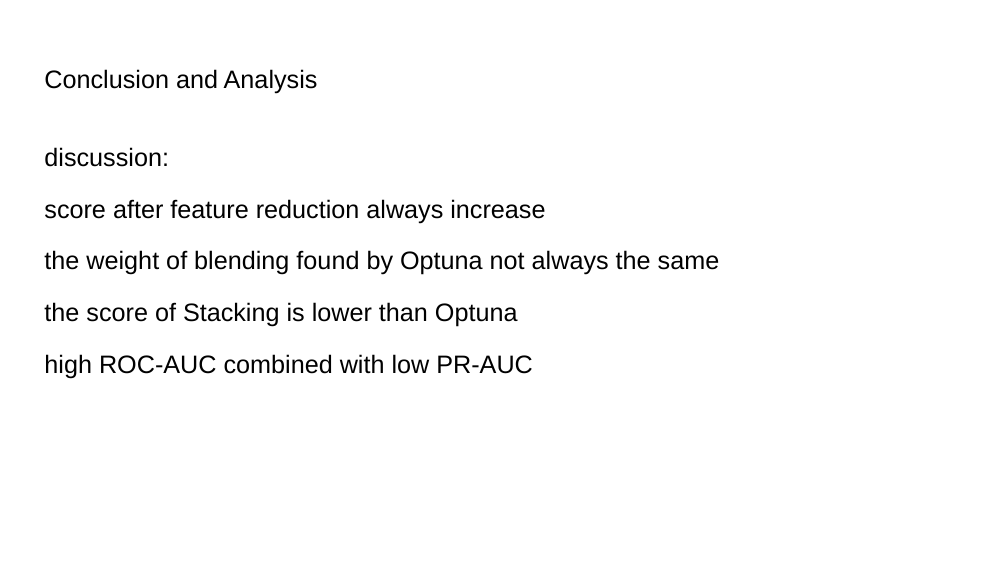
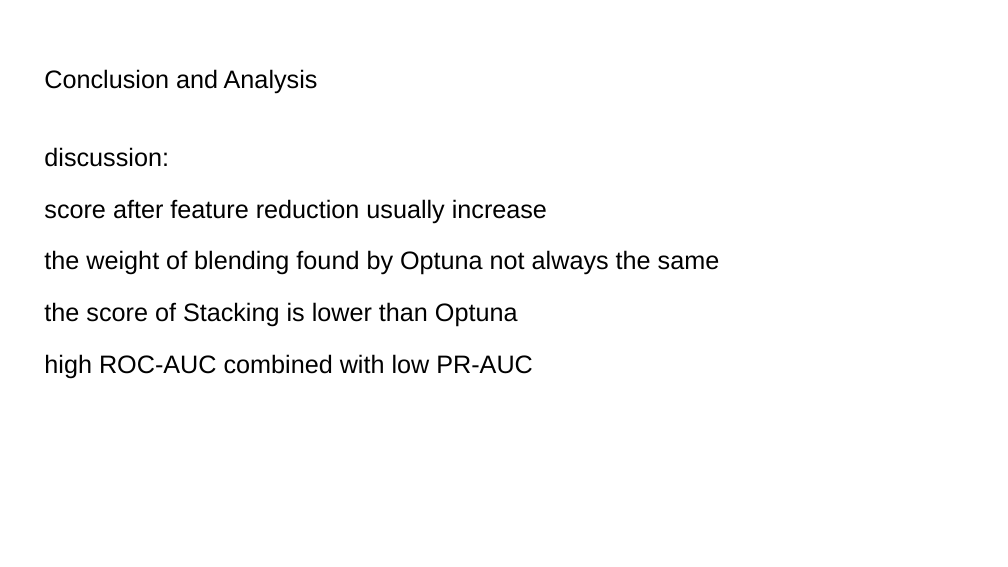
Before and after one commit to Shangguanmoxi520/ml_final_project, a slide deck: slide 25 of ml_final_project.pptx (slide 24 before the commit). Drawn at 1008x567 pixels with LibreOffice and Linux fonts; fonts in the diff are those of the drawing. Boxes give left, top, right and bottom in pixels: in the first picture for what was removed or moved away, otherwise in the second. Text is boxed around its words. In the diff, an @@ line names an element or a change of style, - is before the commit and + after.

```diff
--- a/ml_final_project.pptx
+++ b/ml_final_project.pptx
@@ text at (44, 199, 547, 224): text changed @@
-score after feature reduction always increase
+score after feature reduction usually increase
```
Also in this commit, not shown: 6 other slides changed, 2 slides added.
